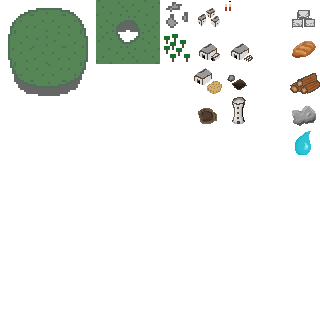
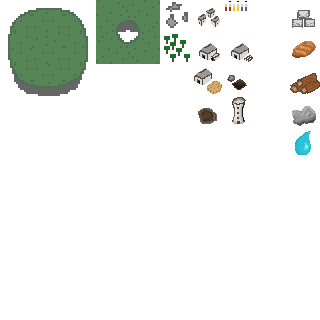
Comparing the layer stacks of the two 320 × 320 images. Changes:
added layer "villager yellow" above "villager blue" over [233, 1, 239, 11]
added layer "villager blue" above "villager red" over [241, 1, 247, 11]
